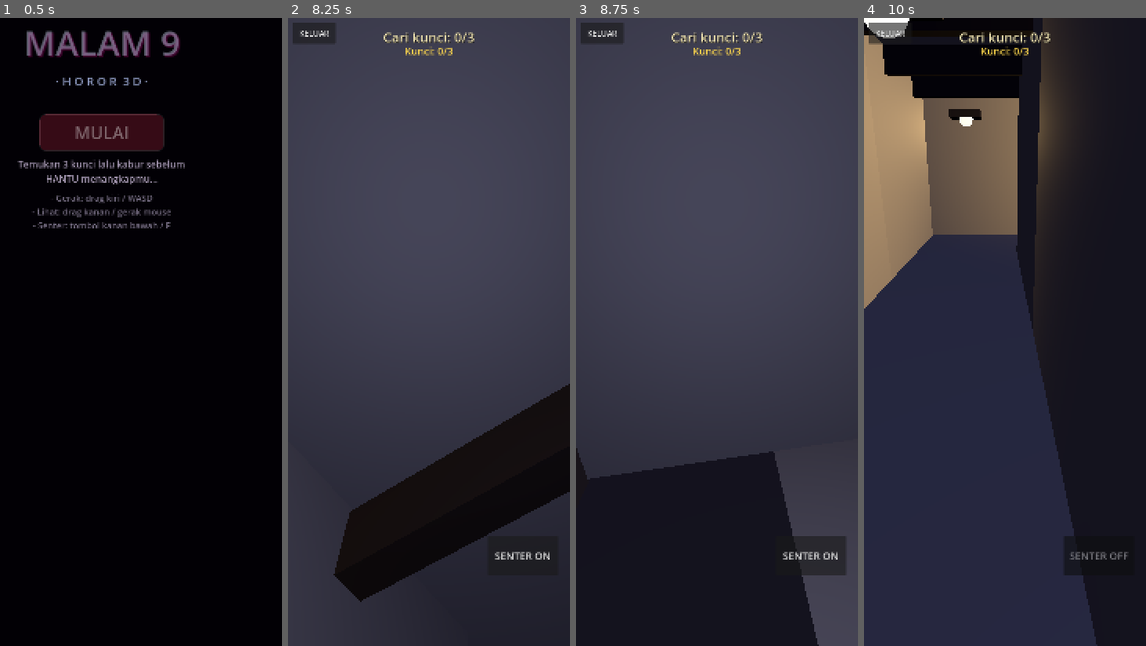
Above: before the commit, frames 1-4 (left to right).
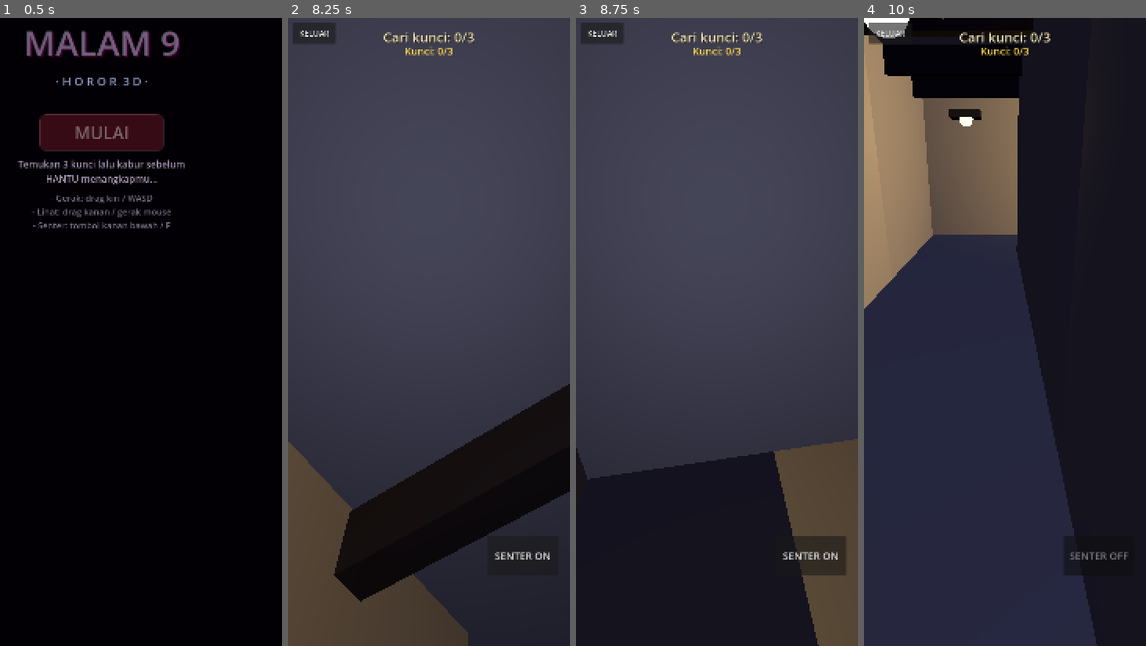
Above: after the commit, the same moments.

Repository: Kyyyu/malam9-horror
Game: Godot game, scene res://scenes/Main.tscn
Same seed, same stepped clock (60 frames per second), same inputs: the game is played once before the commit and once after it.
Inputs (mouse positions are in pixels of both pictures, inside the frame that each line leads up to):
- Up to frame 1 (0.5 s): no input
- Up to frame 2 (8.25 s): click "MULAI" at 0.5 s; click "SENTER ON" at 1.25 s; click "SENTER OFF" at 2 s; tap Enter at 2.75, 6.5 s; move the mouse to (414, 457) at 2.77 s; hold W (move_forward) 2.78-3.5 s; tap F at 2.85, 5.85, 7.35 s; click (414, 457) at 2.92 s; drag from (513, 426) to (414, 457) at 3.52 s; click "KELUAR" at 4.25 s; click "MULAI" at 5 s; tap Space at 5.75, 7.25 s; move the mouse to (344, 237) at 5.77 s; hold A (move_left) 5.78-6.5 s; click (344, 237) at 5.92 s; drag from (443, 332) to (344, 237) at 6.52 s; move the mouse to (386, 175) at 7.27 s; hold S (move_back) 7.28-8 s; click (386, 175) at 7.42 s; drag from (491, 300) to (386, 175) at 8.02 s
- Up to frame 3 (8.75 s): no input
- Up to frame 4 (10 s): tap Enter at 8.75 s; move the mouse to (948, 363) at 8.77 s; hold W (move_forward) 8.78-9.5 s; tap F at 8.85 s; click (948, 363) at 8.92 s; drag from (1033, 193) to (948, 363) at 9.52 s

Frame 1 is identical in both runs. In frame 2, 9.0% of the frame differs, in the area x 0-64%, y 67-100%; in frame 3, 4.6%; in frame 4, 2.9%.

Commit message:
v1.0.6: kunci lebih kelihatan (nyala emas + pilar cahaya + partikel + peringatan jarak dekat), siap dukung lagu 'Bersenja Gurau' user, ignore file musik berhak cipta

Diff:
--- a/project.godot
+++ b/project.godot
@@ -10,7 +10,7 @@
 run/main_scene="res://scenes/Main.tscn"
 config/features=PackedStringArray("4.4", "Mobile")
 config/icon="res://icon.svg"
-config/version="1.0.5"
+config/version="1.0.6"
 
 [display]
 
--- a/scripts/game.gd
+++ b/scripts/game.gd
@@ -43,6 +43,7 @@
 var objective: Label = null
 var key_label: Label = null
 var hint: Label = null
+var key_hint: Label = null
 var vignette: TextureRect = null
 var joystick: JoystickControl = null
 
@@ -51,6 +52,8 @@
 var whisper: AudioStreamPlayer
 var _step_timer := 0.0
 var _loaded := false
+var _near_key_t := 0.0
+var _key_pinged := {}
 
 var _mats := {}
 
@@ -576,19 +579,46 @@
 		ks.radius = 0.6
 		kcs.shape = ks
 		key.add_child(kcs)
-		var gmat := _get_mat("key", Color(1.0, 0.85, 0.2, 1), Color(1.0, 0.7, 0.1, 1), 3.0)
+		var gmat := _get_mat("key", Color(1.0, 0.85, 0.2, 1), Color(1.0, 0.75, 0.15, 1), 6.0)
 		var mi := MeshInstance3D.new()
 		var sm := SphereMesh.new()
-		sm.radius = 0.22
-		sm.height = 0.44
+		sm.radius = 0.34
+		sm.height = 0.68
 		mi.mesh = sm
 		mi.material_override = gmat
 		key.add_child(mi)
 		var kl := OmniLight3D.new()
-		kl.light_energy = 1.6
-		kl.light_color = Color(1.0, 0.8, 0.3)
-		kl.omni_range = 4.0
+		kl.light_energy = 3.5
+		kl.light_color = Color(1.0, 0.82, 0.3)
+		kl.omni_range = 7.0
 		key.add_child(kl)
+		var beam_mat := _get_mat("key_beam", Color(1.0, 0.9, 0.3, 0.6), Color(1.0, 0.8, 0.25, 1), 4.0)
+		beam_mat.transparency = StandardMaterial3D.TRANSPARENCY_ALPHA
+		beam_mat.unshaded = true
+		var beam := MeshInstance3D.new()
+		var bm2 := CylinderMesh.new()
+		bm2.top_radius = 0.04
+		bm2.bottom_radius = 0.09
+		bm2.height = 6.0
+		beam.mesh = bm2
+		beam.material_override = beam_mat
+		beam.position.y = 3.4
+		key.add_child(beam)
+		var sp := CPUParticles3D.new()
+		sp.amount = 26
+		sp.lifetime = 1.8
+		sp.emission_shape = CPUParticles3D.EMISSION_SHAPE_SPHERE
+		sp.emission_sphere_radius = 0.1
+		sp.position.y = 1.0
+		sp.direction = Vector3(0, 1, 0)
+		sp.spread = 180.0
+		sp.gravity = Vector3(0, 0.4, 0)
+		sp.initial_velocity_min = 0.2
+		sp.initial_velocity_max = 0.8
+		sp.scale_amount_min = 0.03
+		sp.scale_amount_max = 0.06
+		sp.color = Color(1, 0.9, 0.4, 0.9)
+		key.add_child(sp)
 		key.position = pos
 		add_child(key)
 		all_keys.append(key)
@@ -724,6 +754,22 @@
 	quit_btn.offset_bottom = 66
 	quit_btn.pressed.connect(func(): exit_requested.emit())
 	root.add_child(quit_btn)
+
+	key_hint = Label.new()
+	key_hint.mouse_filter = Control.MOUSE_FILTER_IGNORE
+	key_hint.set_anchors_preset(Control.PRESET_CENTER_TOP)
+	key_hint.offset_top = 90
+	key_hint.offset_bottom = 150
+	key_hint.offset_left = -300
+	key_hint.offset_right = 300
+	key_hint.horizontal_alignment = HORIZONTAL_ALIGNMENT_CENTER
+	key_hint.add_theme_font_size_override("font_size", 30)
+	key_hint.add_theme_color_override("font_color", Color(1.0, 0.88, 0.45))
+	key_hint.add_theme_color_override("font_shadow_color", Color(0.2, 0.12, 0, 0.8))
+	key_hint.add_theme_constant_override("shadow_offset_x", 2)
+	key_hint.add_theme_constant_override("shadow_offset_y", 2)
+	key_hint.modulate.a = 0.0
+	root.add_child(key_hint)
 
 	vignette = TextureRect.new()
 	vignette.set_anchors_preset(Control.PRESET_FULL_RECT)
@@ -782,6 +828,32 @@
 	if is_instance_valid(ghost) and is_instance_valid(player):
 		if ghost.global_position.distance_to(player.global_position) < 4.0:
 			_shake_camera()
+	_check_key_hint(delta)
+
+func _check_key_hint(delta: float):
+	if not player or not is_instance_valid(player):
+		return
+	var best := INF
+	var best_key: Node3D = null
+	for k in all_keys:
+		if is_instance_valid(k):
+			var d: float = k.global_position.distance_to(player.global_position)
+			if d < best:
+				best = d
+				best_key = k
+	if best_key == null:
+		return
+	if best < 7.0:
+		if not _key_pinged.has(best_key.get_instance_id()):
+			_key_pinged[best_key.get_instance_id()] = true
+			_play_once("res://audio/pickup.wav", -15.0, 1.4)
+		_near_key_t = minf(_near_key_t + delta * 2.0, 1.0)
+		var pulse := 0.65 + 0.35 * sin(Time.get_ticks_msec() * 0.006)
+		key_hint.text = "Kunci keemasan ada di dekat sini!"
+		key_hint.modulate.a = _near_key_t * pulse
+	else:
+		_near_key_t = maxf(_near_key_t - delta, 0.0)
+		key_hint.modulate.a = _near_key_t
 
 func _moving() -> bool:
 	if not player:
--- a/scripts/main.gd
+++ b/scripts/main.gd
@@ -9,11 +9,19 @@
 
 func _setup_music():
 	music = AudioStreamPlayer.new()
-	var s := load("res://audio/music_loop.wav") as AudioStreamWAV
-	if s:
-		s.loop_mode = AudioStreamWAV.LOOP_FORWARD
-		music.stream = s
-		music.volume_db = -11.0
+	var stream: AudioStream = null
+	for cand in ["res://audio/bersenja_gurau.mp3", "res://audio/bersenja_gurau.ogg", "res://audio/bersenja_gurau.wav"]:
+		if ResourceLoader.exists(cand):
+			stream = load(cand)
+			break
+	if stream == null:
+		var wav := load("res://audio/music_loop.wav") as AudioStreamWAV
+		if wav:
+			wav.loop_mode = AudioStreamWAV.LOOP_FORWARD
+			stream = wav
+	if stream:
+		music.stream = stream
+		music.volume_db = -8.0
 		add_child(music)
 		music.play()
 
Not shown, changed: export_presets.cfg
Not shown, changed: .gitignore
